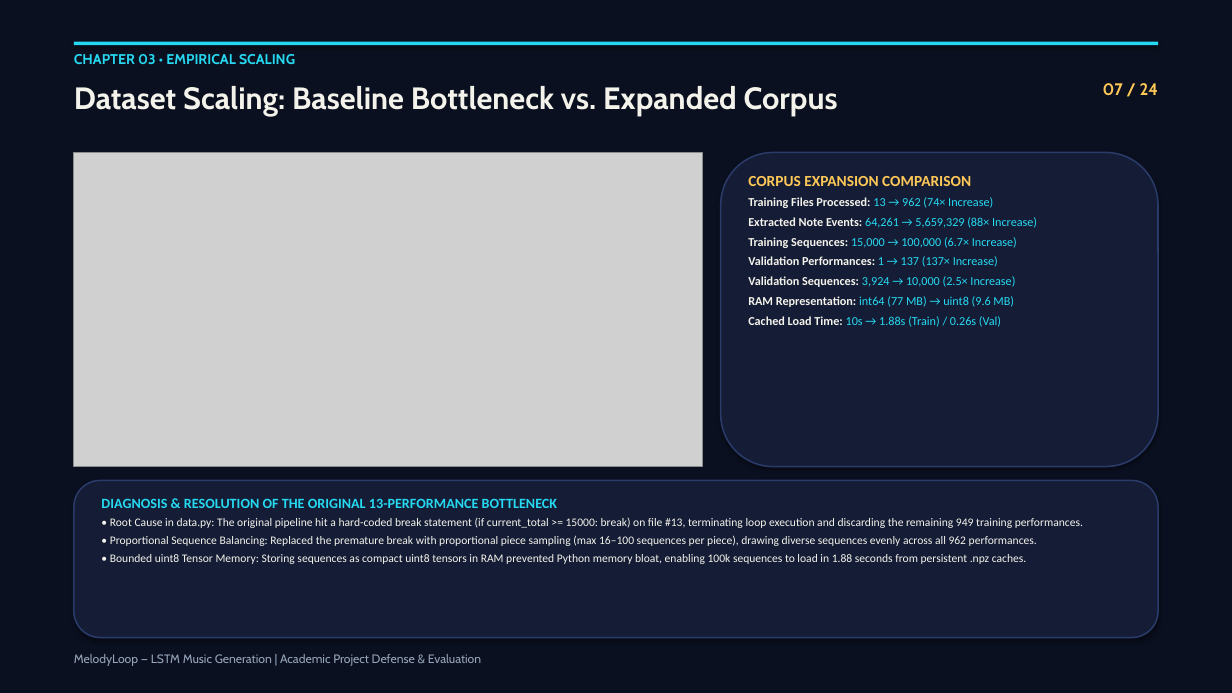
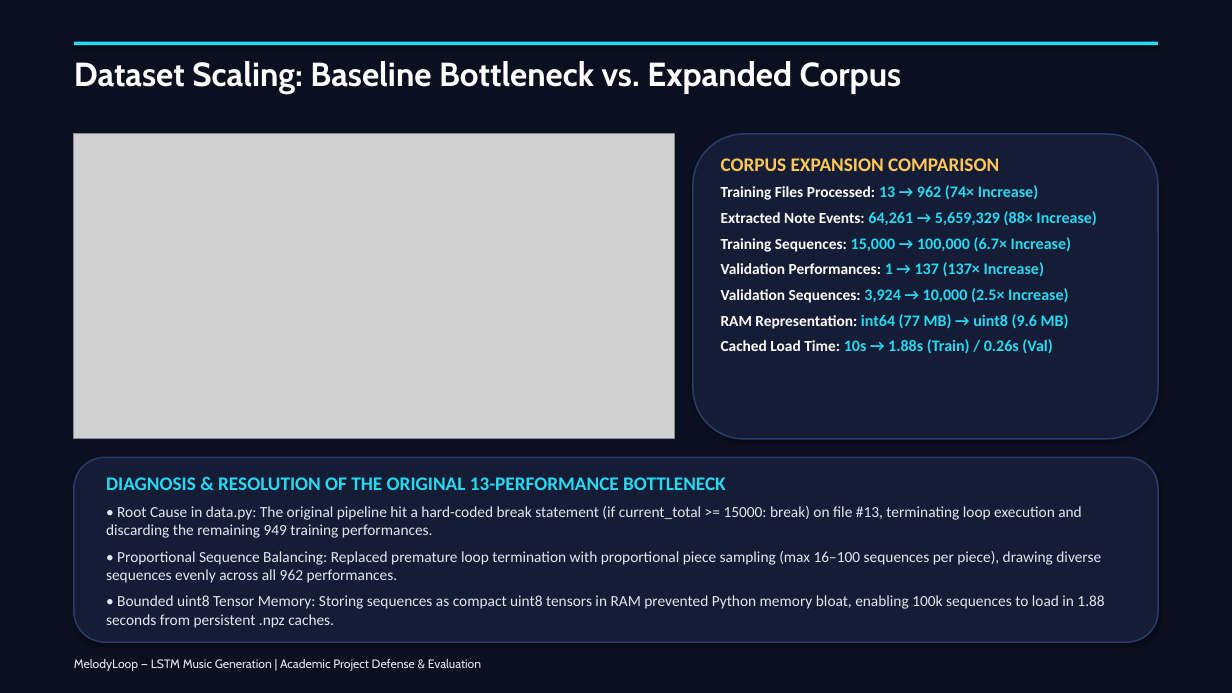
Before and after one commit to Pankaj-Jhajhria/Music-Generation-using-LSTM-MelodyLoop-, a slide deck: slide 7 of MelodyLoop_Presentation_Professional.pptx. Drawn at 1232x693 pixels with LibreOffice and Linux fonts; fonts in the diff are those of the drawing; grey boxes stand for pictures. Boxes give left, top, right and bottom in pixels: in the first picture for what was removed or moved away, otherwise in the second. Text is boxed around its words. In the diff, an @@ line names an element or a change of style, - is before the commit and + after.

Commit message:
refactor(presentation): Update slide deck to 17 slides with large legible text, white text, and clean header banners

```diff
--- a/MelodyLoop_Presentation_Professional.pptx
+++ b/MelodyLoop_Presentation_Professional.pptx
@@ text "Dataset Scaling: Baseline Bottleneck vs. ...": place and size @@
-text "Dataset Scaling: Baseline Bottleneck vs. ..." at bbox=[74, 86, 838, 116]
+text "Dataset Scaling: Baseline Bottleneck vs. ..." at bbox=[74, 61, 902, 95]
@@ text "Dataset Scaling: Baseline Bottleneck vs. ..." at bbox=[74, 61, 902, 95]: size 24 to 26 pt, text colour #F4F3EB to #FFFFFF @@
@@ text removed at bbox=[74, 54, 295, 64] @@
-CHAPTER 03 • EMPIRICAL SCALING
@@ text removed at bbox=[1103, 83, 1159, 96] @@
-07 / 24
@@ picture: place and size @@
-picture at bbox=[74, 152, 702, 467]
+picture at bbox=[74, 134, 675, 439]
@@ rounded rectangle: place and size @@
-rounded rectangle at bbox=[721, 152, 1158, 467]
+rounded rectangle at bbox=[693, 134, 1158, 439]
@@ text "CORPUS EXPANSION COMPARISON": place and size @@
-text "CORPUS EXPANSION COMPARISON" at bbox=[748, 176, 1037, 327]
+text "CORPUS EXPANSION COMPARISON" at bbox=[721, 158, 1096, 353]
@@ text "CORPUS EXPANSION COMPARISON" at bbox=[721, 158, 1096, 353]: size 12 to 15 pt in "CORPUS EXPANSION COMPARISON"; size 9.5 to 12 pt, text colour #F4F3EB to #FFFFFF in "Training Files Processed:", "Extracted Note Events:", "Training Sequences:", "Validation Performances:" and 3 more places; size 9.5 to 12.5 pt, bold on in "13 → 962 (74× Increase)", "64,261 → 5,659,329 (88× Increase)", "15,000 → 100,000 (6.7× Increase)", "1 → 137 (137× Increase)" and 3 more places; more space between paragraphs @@
@@ rounded rectangle: place and size @@
-rounded rectangle at bbox=[74, 481, 1158, 638]
+rounded rectangle at bbox=[74, 457, 1158, 642]
@@ text "DIAGNOSIS & RESOLUTION OF THE ...": place and size @@
-text "DIAGNOSIS & RESOLUTION OF THE ..." at bbox=[101, 498, 1083, 564]
+text "DIAGNOSIS & RESOLUTION OF THE ..." at bbox=[106, 477, 1104, 628]
@@ text at bbox=[106, 477, 1104, 628]: size 11 to 15 pt in "DIAGNOSIS & RESOLUTION OF THE ORIGINAL 13-PERFORMANCE ..."; size 9 to 12 pt, text colour #F4F3EB to #E2E8F0 in "• Root Cause in data.py: The original ...", "• Bounded uint8 Tensor Memory: Storing sequences ..."; more space between paragraphs @@
@@ text at bbox=[106, 551, 1101, 583]: text changed; size 9 to 12 pt; text colour #F4F3EB to #E2E8F0 @@
-• Proportional Sequence Balancing: Replaced the premature break with proportional piece sampling (max 16–100 sequences per piece), drawing diverse sequences evenly across all 962 performances.
+• Proportional Sequence Balancing: Replaced premature loop termination with proportional piece sampling (max 16–100 sequences per piece), drawing diverse sequences evenly across all 962 performances.
@@ text "MelodyLoop — LSTM Music Generation ..." at bbox=[74, 659, 481, 671]: text colour #94A3B8 to #E2E8F0 @@
```
Also in this commit, not shown: 16 other slides changed, 7 slides removed, 2 other files.
